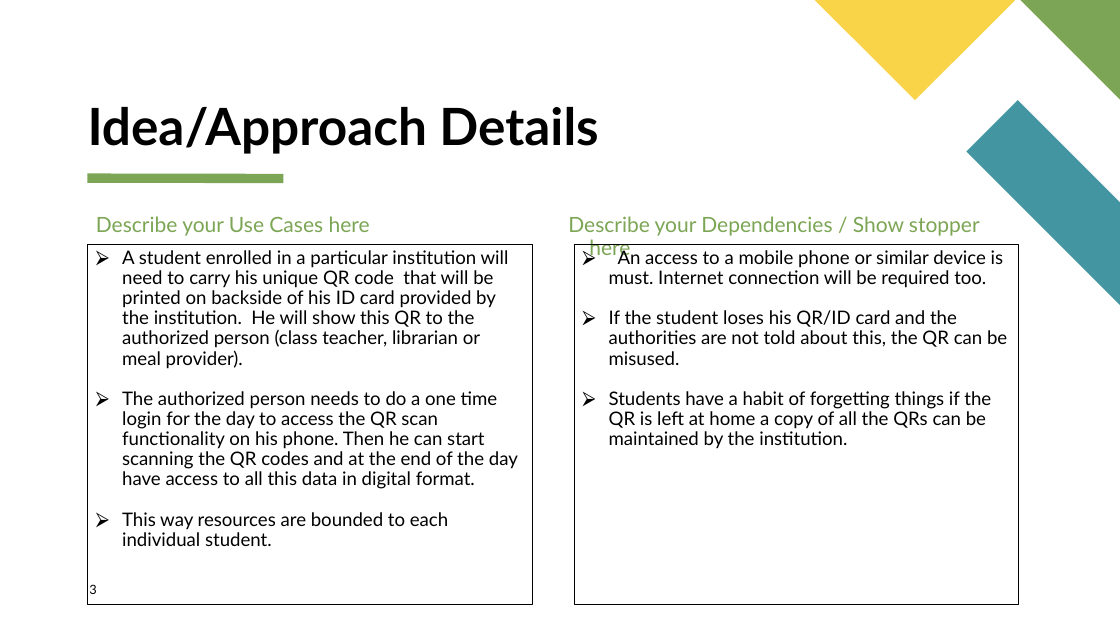
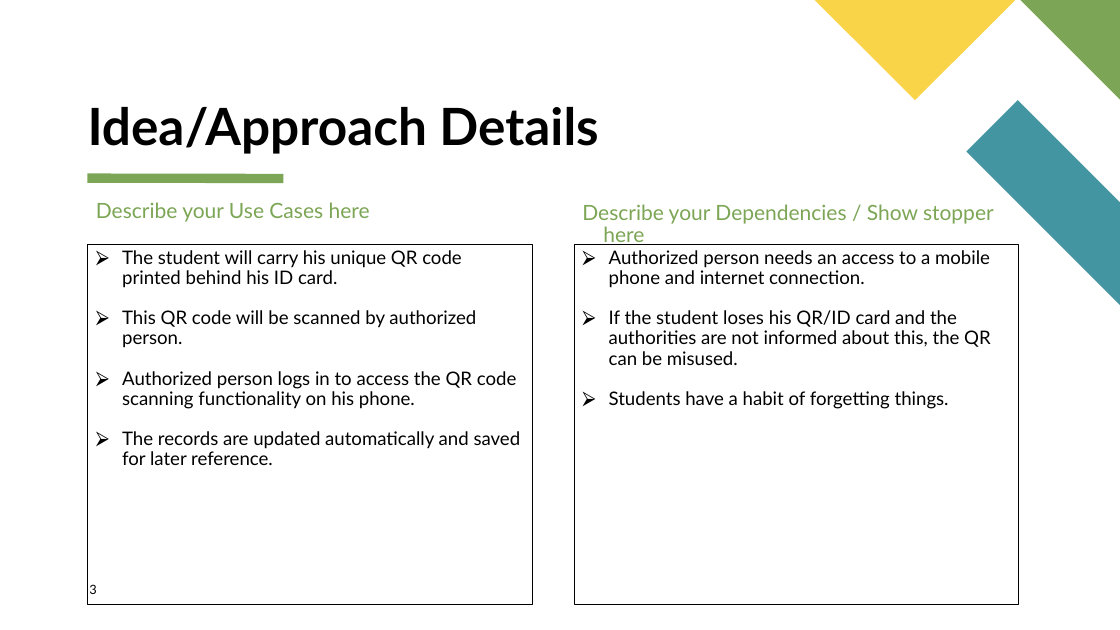
Before and after one commit to Hrushi11/Ikshana, a slide deck: slide 3 of QR_Idea-Presentation.pptx. Drawn at 1120x630 pixels with LibreOffice and Linux fonts; fonts in the diff are those of the drawing. Boxes give left, top, right and bottom in pixels: in the first picture for what was removed or moved away, otherwise in the second. Text is boxed around its words. In the diff, an @@ line names an element or a change of style, - is before the commit and + after.

```diff
--- a/QR_Idea-Presentation.pptx
+++ b/QR_Idea-Presentation.pptx
@@ text "Describe your Use Cases here": place and size @@
-text "Describe your Use Cases here" at [96,216,370,236]
+text "Describe your Use Cases here" at [96,202,370,222]
@@ text "Describe your Dependencies / Show ...": place and size @@
-text "Describe your Dependencies / Show ..." at [568,216,980,259]
+text "Describe your Dependencies / Show ..." at [582,204,994,245]
@@ text at [122,250,521,465]: text changed @@
-⮚ A student enrolled in a particular institution will need to carry his unique QR code that will be printed on backside of his ID card provided by the institution. He will show this QR to the authorized person (class teacher, librarian or meal provider).
-⮚ The authorized person needs to do a one time login for the day to access the QR scan functionality on his phone. Then he can start scanning the QR codes and at the end of the day have access to all this data in digital format.
-⮚ This way resources are bounded to each individual student.
+⮚ The student will carry his unique QR code printed behind his ID card.
+⮚ This QR code will be scanned by authorized person.
+⮚ Authorized person logs in to access the QR code scanning functionality on his phone.
+⮚ The records are updated automatically and saved for later reference.
@@ text in rectangle at [609,250,991,409]: text changed @@
-⮚ An access to a mobile phone or similar device is must. Internet connection will be required too.
-⮚ If the student loses his QR/ID card and the authorities are not told about this, the QR can be misused.
-⮚ Students have a habit of forgetting things if the QR is left at home a copy of all the QRs can be maintained by the institution.
+⮚ Authorized person needs an access to a mobile phone and internet connection.
+⮚ If the student loses his QR/ID card and the authorities are not informed about this, the QR can be misused.
+⮚ Students have a habit of forgetting things.
```
Also in this commit, not shown: 2 other slides changed, 1 other file.
